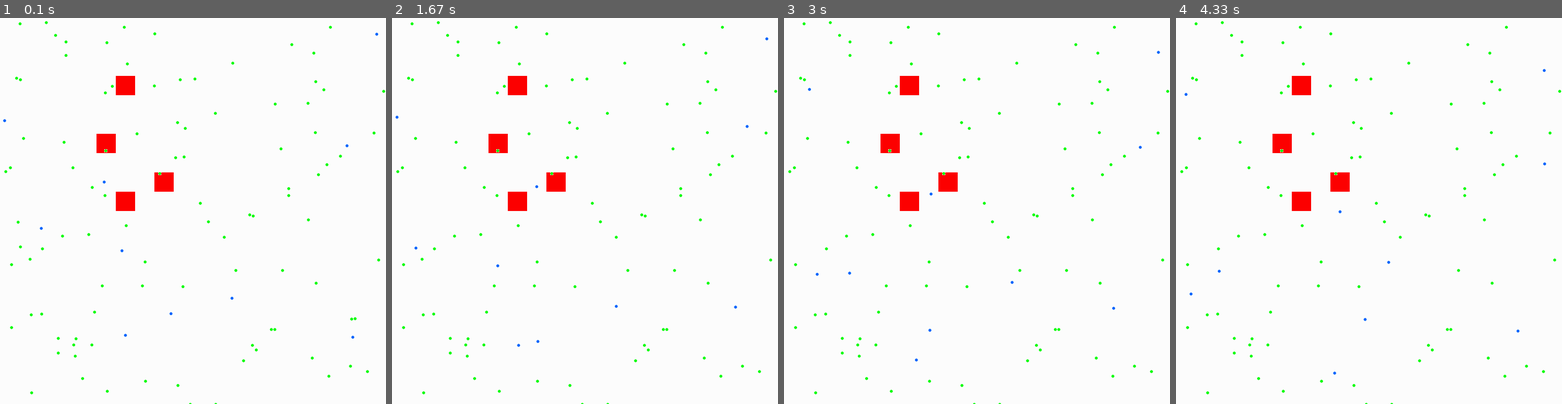
Above: before the commit, frames 1-4 (left to right).
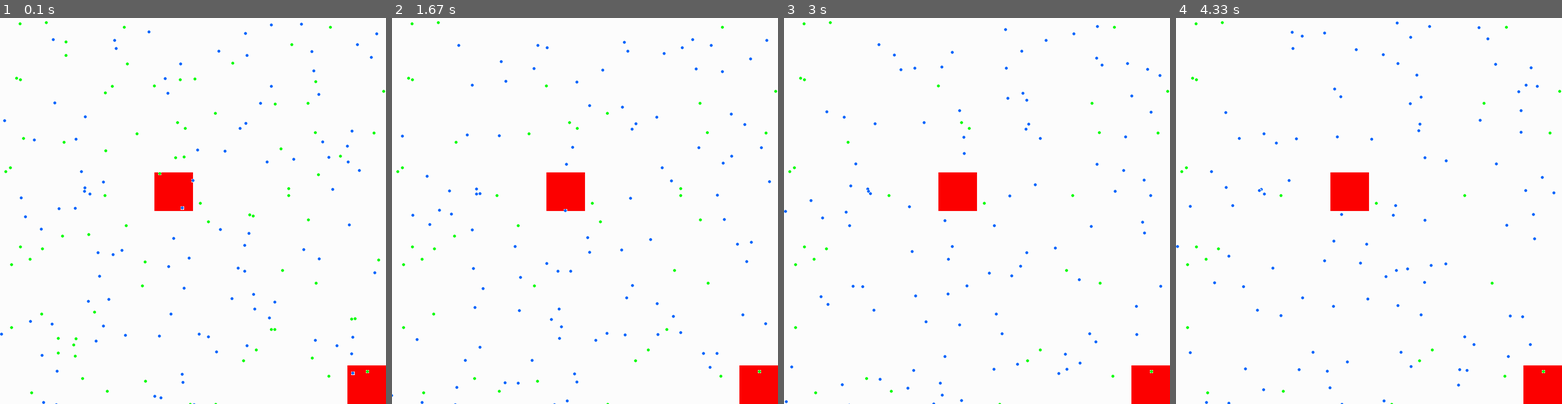
Above: after the commit, the same moments.

Repository: DawBash/BRNSwarmSimulation
Game: pygame game, started from pygame_sim.py
The game is run twice, just before and just after one commit, with the same random seed, the same clock (stepped at 60 frames per second) and the same inputs.
Inputs:
- Up to frame 1 (0.1 s): no input
- Up to frame 2 (1.67 s): no input
- Up to frame 3 (3 s): no input
- Up to frame 4 (4.33 s): no input

The runs differ from the first frame. In frame 1, 3.1% of the frame differs, in the area x 0-100%, y 1-100%; in frame 2, 3.4%; in frame 3, 3.5%; in frame 4, 3.5%, in the area x 0-100%, y 0-100%.

Commit message:
Improved method for checking if in danger region, but only works for last coord in list currently

Diff:
--- a/pygame_sim.py
+++ b/pygame_sim.py
@@ -11,7 +11,7 @@
 RED = (255,0,0)
 
 BACKGROUND = WHITE
-HAZARDOUS_REGIONS_XY = [ (400, 400), (300, 150), (250, 300), (300, 450) ]
+HAZARDOUS_REGIONS_XY = [(400,400), (900,900)]#[ (400, 400), (500,300), (800, 750), (125, 473), (957, 671)]
 #HAZARDOUS_REGIONS_XY = [(100,100)]
 
 class Agent(pygame.sprite.Sprite):
@@ -50,7 +50,7 @@
         self.norm_BRN_list = []
         self.energy_list = []
         self.x_val = 0
-        self.current_BRN_val = 0 #random.randint(0,100)
+        self.current_BRN_val = 100 #random.randint(0,100)
         #print(self.current_BRN_val)
         self.m = 0#+random_floats(-9.99, 9.99, 2)
         self.c = 0#random_floats(-9.99, 9.99, 2)
@@ -79,9 +79,7 @@
         closest_hazard_coord = closest_hazard.rect.x, closest_hazard.rect.y
         return dist
 
-    def collide_hazard(self):
-            if pygame.sprite.spritecollideany(self, hazardous_region_container):
-                self.collision = True
+
 
 
 
@@ -96,10 +94,10 @@
             self.kill()
 
     def in_hazardous_region(self):
-        '''checks whether an agent is within the hazardous region by looking at the x and y ranges'''
-        for i,j in HAZARDOUS_REGIONS_XY:
-            if((i <= self.pos[0] <= i+50) and (j <= self.pos[1] <= j+50)):
-                self.in_danger = True
+        for i in HAZARDOUS_REGIONS_XY:
+            if(i[0] <= self.pos[0] <= i[0]+100):
+                if(i[1] <= self.pos[1] <= i[1]+100):
+                    self.in_danger = True
             else:
                 self.in_danger = False
 
@@ -148,9 +146,9 @@
         for i,j in HAZARDOUS_REGIONS_XY:
             if not self.in_danger:
                 if self.current_BRN_val < probability() and ((i-25<= x <= i+75) and (j-25 <= y <= j+75)):
-                    self.vel[0] = -self.vel[0]
+                    self.vel= -self.vel
                     avoiding = True
-                    print('AVOIDING')
+                    #print('AVOIDING')
 
                 elif self.current_BRN_val >= probability():
                     pass
@@ -179,7 +177,7 @@
                 self.eaten = True
                 self.energy +=5
                 self.food_list.append(1)
-                print('EATEN')
+                #print('EATEN')
         '''normalises the velocity if it goes over a certain threshold'''
         vel_norm = np.linalg.norm(self.vel)
         if vel_norm > 5:
@@ -192,7 +190,8 @@
 
         if self.in_danger:
             self.energy -= 3
-            print('IN DANGER')
+            print(self.steps_taken,':IN DANGER')
+
 
         '''BRN method and updating of food and energy lists'''
         self.energy_list.append(self.energy)
@@ -210,9 +209,10 @@
         #    self.norm_BRN_list.append(self.current_BRN_val)
         #    print(self.moving_average_list)
 
-      #  self.steps_taken += 1
+        self.steps_taken += 1
         #print(self.current_BRN_val)
         self.pos += self.vel
+
 
 
 
@@ -304,7 +304,7 @@
 
 agent_container = pygame.sprite.Group()
 
-for i in range(10):
+for i in range(100):
     x = np.random.randint(0,WIDTH+1)
     y = np.random.randint(0, HEIGHT+1)
     vel = np.random.rand(2) * 2 -1
@@ -324,7 +324,7 @@
 for i,j in HAZARDOUS_REGIONS_XY:
     x = i
     y = j
-    hazard = Hazardous_Regions(x,y, 50, 50)
+    hazard = Hazardous_Regions(x,y, 100, 100)
     hazardous_region_container.add(hazard)
 
 
